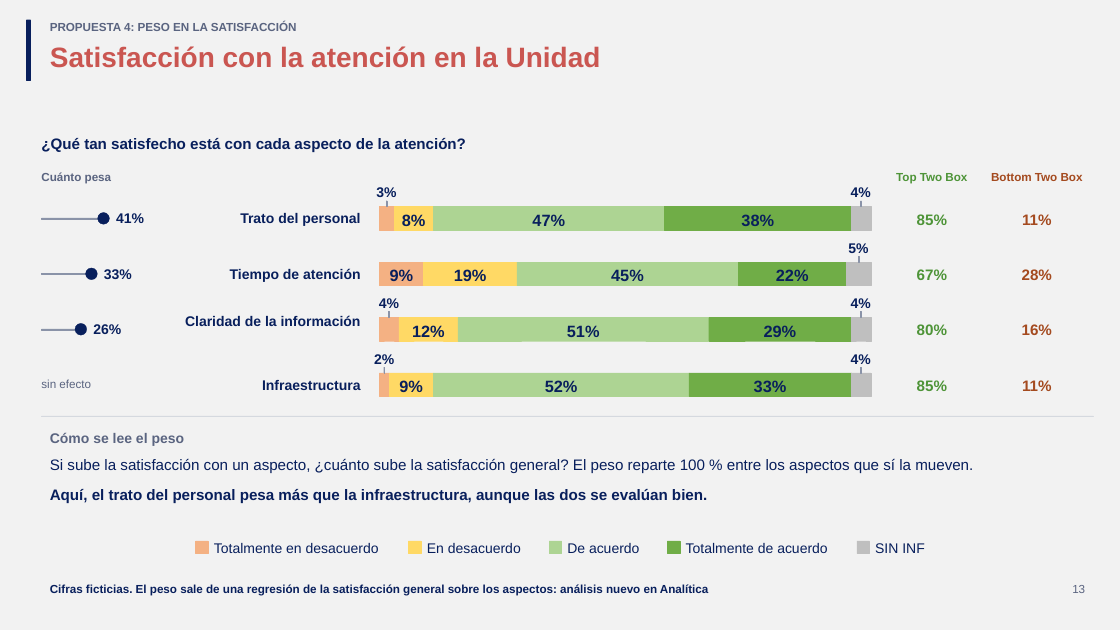
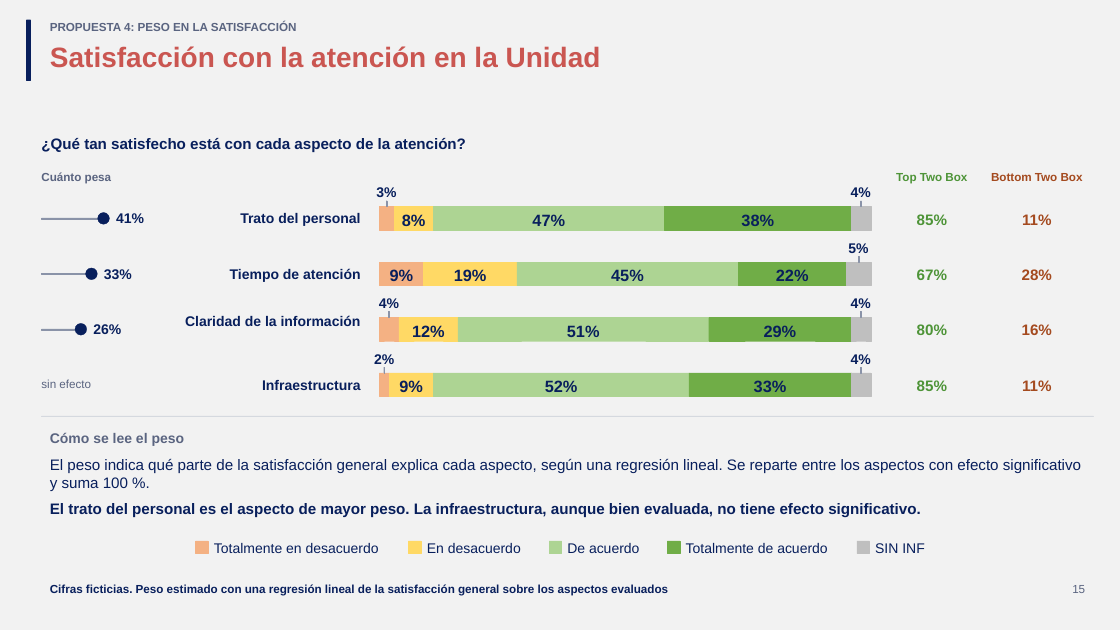
Before and after one commit to GonzaloAlmendariz/prosecnur-app, a slide deck: slide 15 of docs/qa/motor-ppt-2026-10-06/4-recetario/propuestas-rescatables.pptx (slide 13 before the commit). Drawn at 1120x630 pixels with LibreOffice and Linux fonts; fonts in the diff are those of the drawing; background and template pictures are left out. Boxes give left, top, right and bottom in pixels: in the first picture for what was removed or moved away, otherwise in the second. Text is boxed around its words. In the diff, an @@ line names an element or a change of style, - is before the commit and + after.

```diff
--- a/docs/qa/motor-ppt-2026-10-06/4-recetario/propuestas-rescatables.pptx
+++ b/docs/qa/motor-ppt-2026-10-06/4-recetario/propuestas-rescatables.pptx
@@ text at (x1=50, y1=458, x2=1081, y2=491): text changed @@
-Si sube la satisfacción con un aspecto, ¿cuánto sube la satisfacción general? El peso reparte 100 % entre los aspectos que sí la mueven.
+El peso indica qué parte de la satisfacción general explica cada aspecto, según una regresión lineal. Se reparte entre los aspectos con efecto significativo y suma 100 %.
@@ text at (x1=50, y1=503, x2=920, y2=517): text changed @@
-Aquí, el trato del personal pesa más que la infraestructura, aunque las dos se evalúan bien.
+El trato del personal es el aspecto de mayor peso. La infraestructura, aunque bien evaluada, no tiene efecto significativo.
@@ text at (x1=50, y1=584, x2=668, y2=596): text changed @@
-Cifras ficticias. El peso sale de una regresión de la satisfacción general sobre los aspectos: análisis nuevo en Analítica
+Cifras ficticias. Peso estimado con una regresión lineal de la satisfacción general sobre los aspectos evaluados
```
Also in this commit, not shown: 11 other slides changed, 5 slides added, 1 slide removed, 2 other files.
